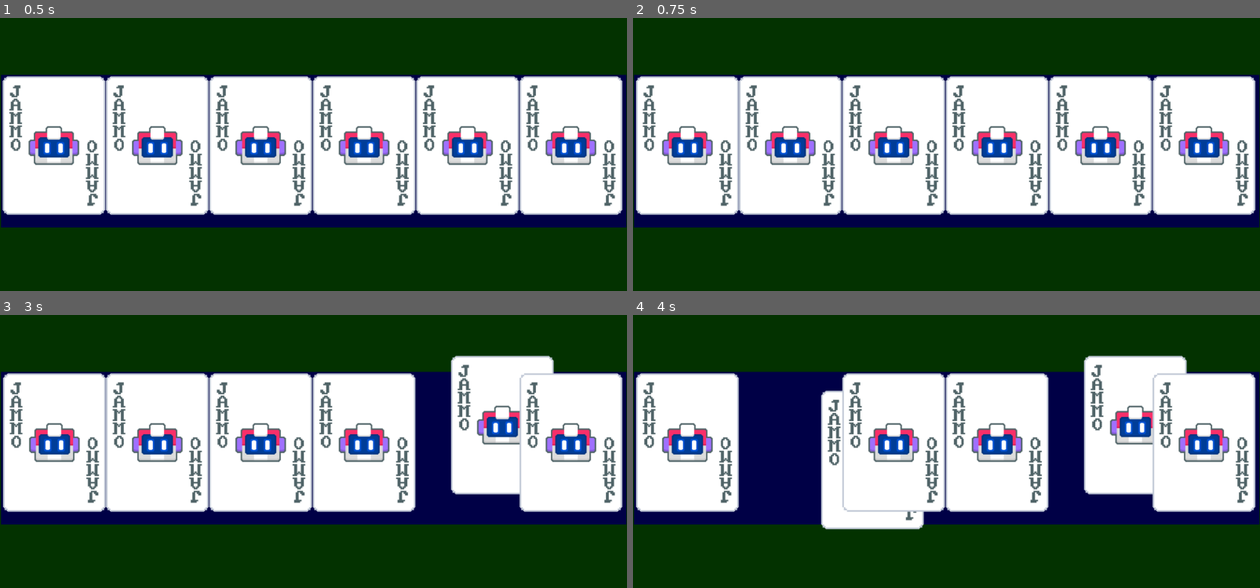
Above: before the commit, frames 1-4 (two rows, left to right).
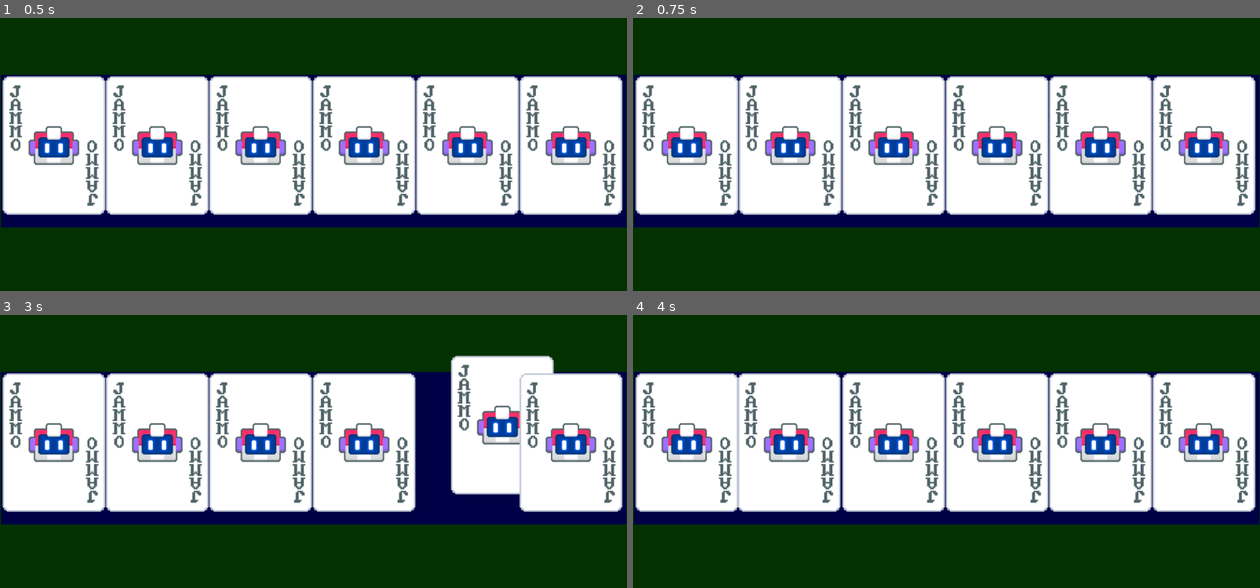
Above: after the commit, the same moments.

Repository: Clovisindo/Balatro-like
Game: Godot game, scene res://scenes/Main.tscn
The game is run twice, just before and just after one commit, with the same random seed, the same clock (stepped at 60 frames per second) and the same inputs.
Inputs (mouse positions are in pixels of both pictures, inside the frame that each line leads up to):
- Up to frame 1 (0.5 s): no input
- Up to frame 2 (0.75 s): click (633, 151) at 0.52 s
- Up to frame 3 (3 s): click (6, 448) at 1.27 s; click (6, 448) at 2.02 s; tap Enter at 2.75 s; move the mouse to (451, 429) at 2.77 s; click (451, 429) at 2.92 s
- Up to frame 4 (4 s): move the mouse to (821, 465) at 3.52 s; click (821, 465) at 3.67 s

Frame 1 is identical in both runs. In frame 2, 0.8% of the frame differs, in the area x 0-17%, y 21-73%; in frame 3, 0.8%; in frame 4, 16%, in the area x 0-89%, y 14-79%.

Commit message:
asignar carta selecionada y volver a la posicion inicial
Asignamos en el manager que carta se seleciona al clicar.
Al soltar la carta, vuelve a su posicion inicial

Diff:
--- a/scenes/card/card.gd
+++ b/scenes/card/card.gd
@@ -2,11 +2,12 @@
 
 extends Button
 
-
-var following_mouse: bool = false
+signal set_selected_card
+signal on_card_return_hard
 
 var tween_hover: Tween
 var tween_return_hand: Tween
+var following_mouse: bool = false
 
 
 func _process(_delta: float) -> void:
@@ -37,10 +38,12 @@
 
 	if event.is_pressed():
 		following_mouse = true
+		emit_signal("set_selected_card", self)
 	else:
 		# drop card
 		following_mouse = false
-		# on_return_hand()
+		# emit_signal("on_card_return_hard",self)
+		on_return_hand()
 
 
 func on_return_hand():
--- a/scenes/hand_handler/hand_container.gd
+++ b/scenes/hand_handler/hand_container.gd
@@ -1,15 +1,22 @@
 class_name HandHandler
 extends HBoxContainer
 
+var selected_card: Card
+var cards_slots
 
-var selectedCard:Card
-var cards:Array[Card]
 
 func _ready():
-	# cards = $"".get_children()
-	pass
+	cards_slots = $".".get_children()
+	for card_slot in cards_slots:
+		var card = card_slot.get_child(0)
+		if card is Card:
+			card.set_selected_card.connect(select_card)
+
+
+func select_card(card):
+	selected_card = card
 
 
 func swap_cards(index):
-	var focusedParent = selectedCard
-	var crossedParent = cards[index]
+	var focused_parent = selected_card
+	var crossed_parent = cards_slots[index]
